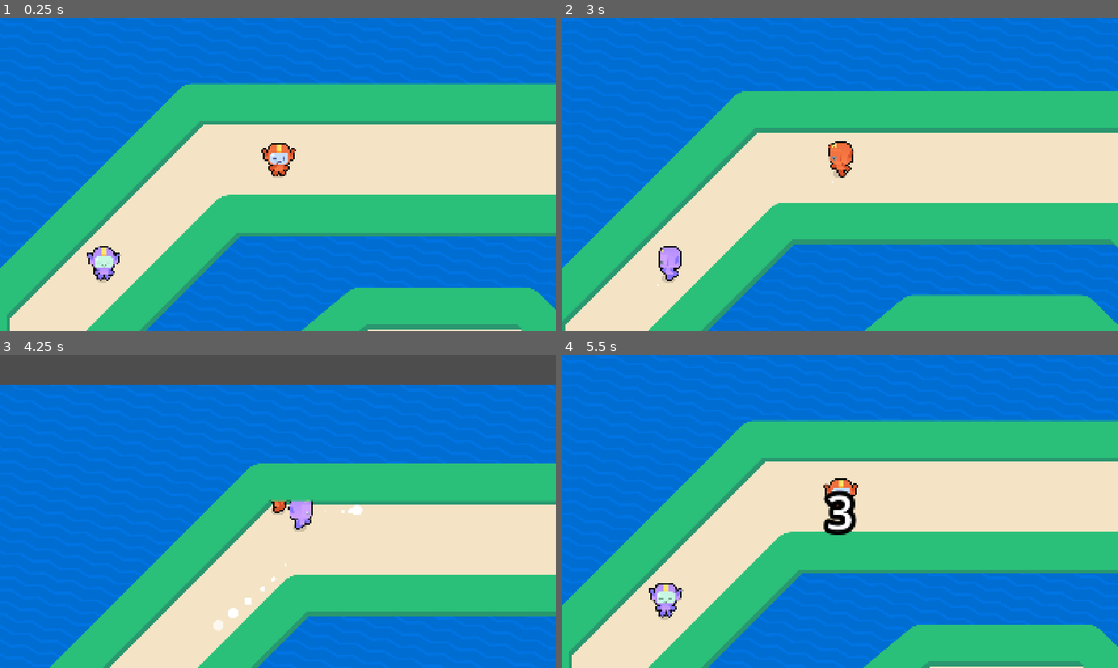
Above: before the commit, frames 1-4 (two rows, left to right).
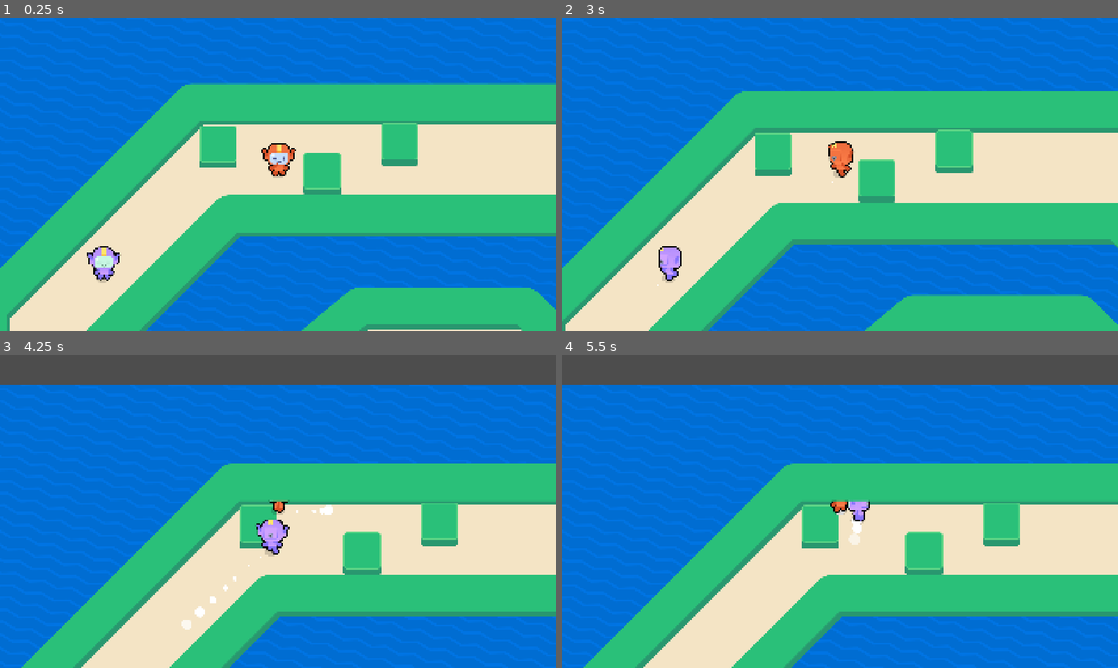
Above: after the commit, the same moments.

Repository: 127333hwy/M09-top-down-movement
Game: Godot game, scene res://lessons/game.tscn
Two runs of this game, one before a commit and one after it. Both use one fixed random seed, a clock stepped at 60 frames per second and the inputs below. The project has no main scene, so this scene is started directly.
Inputs (mouse positions are in pixels of both pictures, inside the frame that each line leads up to):
- Up to frame 1 (0.25 s): no input
- Up to frame 2 (3 s): tap Enter at 0.5 s; move the mouse to (962, 158) at 0.52 s; hold Right (move_right) 0.53-1.28 s; tap Z every 0.75 s from 0.6 to 2.85 s; click (962, 158) at 0.67 s; tap Space at 0.77, 1.52 s; move the mouse to (728, 190) at 1.27 s; hold Down (move_down) 1.28-2.03 s; move the mouse to (895, 105) at 2.02 s; hold Right (move_right) 2.03-2.78 s; move the mouse to (812, 237) at 2.77 s; hold Up (move_up) from 2.78 s (still down); click (812, 237) at 2.92 s
- Up to frame 3 (4.25 s): tap Space at 3.02, 3.77 s; move the mouse to (444, 558) at 3.52 s; release Up (move_up) at 3.53 s; hold Left (move_left) from 3.53 s (still down); tap Z at 3.6 s
- Up to frame 4 (5.5 s): move the mouse to (673, 464) at 4.27 s; tap Z at 4.35, 5.1 s; tap Space at 4.52 s; move the mouse to (867, 511) at 5.02 s; release Left (move_left) at 5.03 s; hold Down (move_down) from 5.03 s (still down); click (867, 511) at 5.17 s

The runs differ from the first frame. In frame 1, 2.7% of the frame differs, in the area x 35-76%, y 33-57%; in frame 2, 2.8%; in frame 3, 13%; in frame 4, 71%, in the area x 0-100%, y 0-100%.

Commit message:
completed L15

Diff:
--- a/lessons/bouncer.gd
+++ b/lessons/bouncer.gd
@@ -2,23 +2,37 @@
 
 @export var max_speed := 600.0
 @export var acceleration := 1200.0
+@export var avoidance_strength := 21000.0
 
 @onready var _dust: GPUParticles2D = %Dust
 @onready var _runner_visual: RunnerVisual = %RunnerVisualPurple
 @onready var hit_box: Area2D = $HitBox
+@onready var raycasts: Node2D = %Raycasts
+
+
+func _ready() -> void:
+	hit_box.body_entered.connect(func(body: Node) -> void:
+		if body is Runner:
+			get_tree().reload_current_scene.call_deferred()
+	)
+	for raycast: RayCast2D in raycasts.get_children():
+		raycast.add_exception(self)
 
 
 func _physics_process(delta: float) -> void:
 	var direction := global_position.direction_to(get_global_player_position())
 	var distance := global_position.distance_to(get_global_player_position())
 	var speed := max_speed if distance > 100 else max_speed * distance / 100
+
 	var desired_velocity := direction * speed
+	desired_velocity += calculate_avoidance_force() * delta
+
 	velocity = velocity.move_toward(desired_velocity, acceleration * delta)
-
 	move_and_slide()
 
 	if velocity.length() > 10.0:
 		_runner_visual.angle = rotate_toward(_runner_visual.angle, direction.orthogonal().angle(), 8.0 * delta)
+		raycasts.rotation = _runner_visual.angle
 
 		var current_speed_percent := velocity.length() / max_speed
 		_runner_visual.animation_name = (
@@ -26,17 +40,27 @@
 			if current_speed_percent < 0.8
 			else RunnerVisual.Animations.RUN
 		)
+
 		_dust.emitting = true
 	else:
 		_runner_visual.animation_name = RunnerVisual.Animations.IDLE
 		_dust.emitting = false
 
+
 func get_global_player_position() -> Vector2:
 	return get_tree().root.get_node("Game/Runner").global_position
 
+func calculate_avoidance_force() -> Vector2:
+	var avoidance_force := Vector2.ZERO
 
-func _ready() -> void:
-	hit_box.body_entered.connect(func(body: Node) -> void:
-		if body is Runner:
-			get_tree().reload_current_scene.call_deferred()
-	)
+	for raycast: RayCast2D in raycasts.get_children():
+		if raycast.is_colliding():
+			var collision_position := raycast.get_collision_point()
+			var direction_away_from_obstacle := collision_position.direction_to(raycast.global_position)
+			var ray_length := raycast.target_position.length()
+			var intensity := 1.0 - collision_position.distance_to(raycast.global_position) / ray_length
+
+			var force := direction_away_from_obstacle * avoidance_strength * intensity
+			avoidance_force += force
+
+	return avoidance_force
--- a/lessons/bouncer.tscn
+++ b/lessons/bouncer.tscn
@@ -84,3 +84,22 @@
 [node name="CollisionShape2D" type="CollisionShape2D" parent="HitBox"]
 position = Vector2(1, -20)
 shape = SubResource("CircleShape2D_o17vw")
+
+[node name="Raycasts" type="Node2D" parent="."]
+unique_name_in_owner = true
+position = Vector2(1, -20)
+
+[node name="RayCast2D" type="RayCast2D" parent="Raycasts"]
+position = Vector2(1, 0)
+target_position = Vector2(86, 67)
+
+[node name="RayCast2D2" type="RayCast2D" parent="Raycasts"]
+target_position = Vector2(-73, 63)
+
+[node name="RayCast2D3" type="RayCast2D" parent="Raycasts"]
+rotation = -0.0063974657
+target_position = Vector2(-25, 76)
+
+[node name="RayCast2D4" type="RayCast2D" parent="Raycasts"]
+rotation = 0.001256442
+target_position = Vector2(21, 76)
--- a/lessons/game.tscn
+++ b/lessons/game.tscn
@@ -41,6 +41,21 @@
 [node name="SimpleObstacle3" parent="." instance=ExtResource("2_4o7yg")]
 position = Vector2(-1340, 112)
 
+[node name="SimpleObstacle4" parent="." instance=ExtResource("2_4o7yg")]
+position = Vector2(-753, -929)
+
+[node name="SimpleObstacle5" parent="." instance=ExtResource("2_4o7yg")]
+position = Vector2(-394, -837)
+
+[node name="SimpleObstacle6" parent="." instance=ExtResource("2_4o7yg")]
+position = Vector2(-127, -938)
+
+[node name="SimpleObstacle7" parent="." instance=ExtResource("2_4o7yg")]
+position = Vector2(1279, -180)
+
+[node name="SimpleObstacle8" parent="." instance=ExtResource("2_4o7yg")]
+position = Vector2(1404, 141)
+
 [node name="circuit" parent="." instance=ExtResource("4_sepuf")]
 position = Vector2(4, 16)
 
--- a/lessons/raycast_test.tscn
+++ b/lessons/raycast_test.tscn
@@ -1,14 +1,38 @@
-[gd_scene load_steps=3 format=3 uid="uid://cypeg7f6ibbbd"]
+[gd_scene load_steps=5 format=3 uid="uid://cypeg7f6ibbbd"]
 
 [ext_resource type="Script" uid="uid://c562ahi62y2s0" path="res://lessons/ray_cast_2d.gd" id="1_j13gy"]
 [ext_resource type="PackedScene" uid="uid://l5vkm11cgaib" path="res://lessons/simple_obstacle.tscn" id="2_yfqnp"]
+[ext_resource type="PackedScene" uid="uid://p75euy1gcr34" path="res://lessons/runner.tscn" id="3_shtk0"]
+[ext_resource type="PackedScene" uid="uid://budpgxkjtmw1f" path="res://lessons/bouncer.tscn" id="4_1bk0p"]
 
 [node name="RaycastTest" type="Node2D"]
 
-[node name="RayCast2D" type="RayCast2D" parent="."]
-position = Vector2(11, 97)
+[node name="StaticBody2D" parent="." instance=ExtResource("2_yfqnp")]
+position = Vector2(96, 138)
+
+[node name="RayCast2D" type="RayCast2D" parent="StaticBody2D"]
+position = Vector2(-1, 3)
 target_position = Vector2(120, 0)
 script = ExtResource("1_j13gy")
 
-[node name="StaticBody2D" parent="." instance=ExtResource("2_yfqnp")]
-position = Vector2(216, 31)
+[node name="StaticBody2D2" parent="." instance=ExtResource("2_yfqnp")]
+position = Vector2(325, 364)
+
+[node name="RayCast2D" type="RayCast2D" parent="StaticBody2D2"]
+position = Vector2(-1, 3)
+target_position = Vector2(120, 0)
+script = ExtResource("1_j13gy")
+
+[node name="StaticBody2D3" parent="." instance=ExtResource("2_yfqnp")]
+position = Vector2(329, 12)
+
+[node name="RayCast2D" type="RayCast2D" parent="StaticBody2D3"]
+position = Vector2(-1, 3)
+target_position = Vector2(120, 0)
+script = ExtResource("1_j13gy")
+
+[node name="Runner" parent="." instance=ExtResource("3_shtk0")]
+position = Vector2(619, 259)
+
+[node name="Bouncer" parent="." instance=ExtResource("4_1bk0p")]
+position = Vector2(-175.17184, 249.39572)
